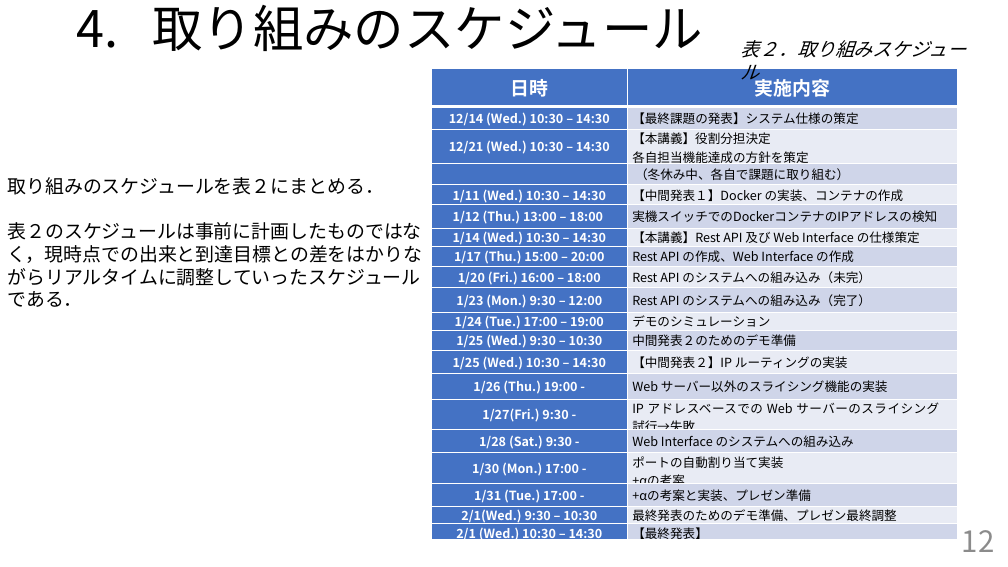
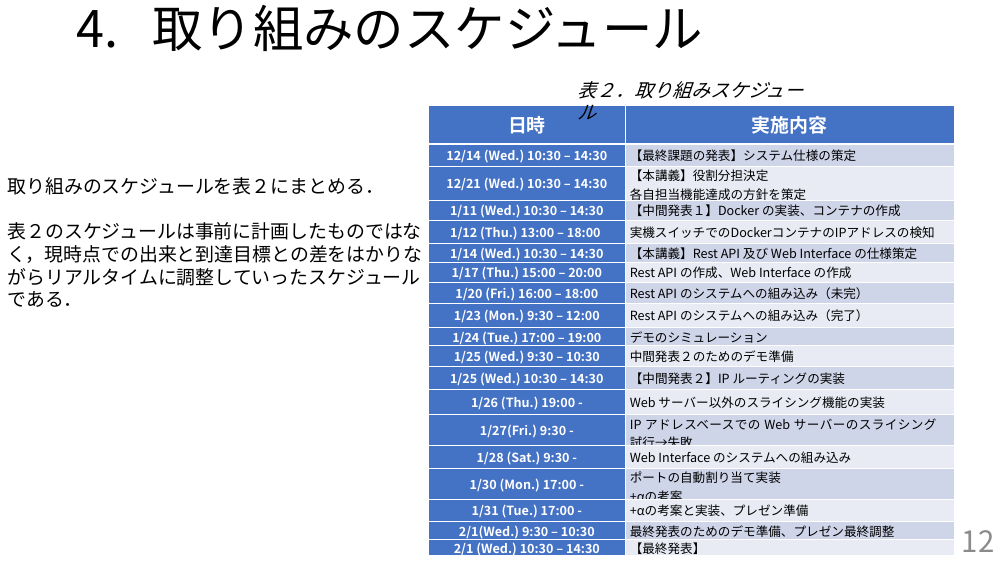
Before and after one commit to handai-trema/IaaS-team-1, a slide deck: slide 12 of FinalReport_team1.pptx. Drawn at 1008x567 pixels with LibreOffice and Linux fonts; fonts in the diff are those of the drawing. Boxes give left, top, right and bottom in pixels: in the first picture for what was removed or moved away, otherwise in the second. Text is boxed around its words. In the diff, an @@ line names an element or a change of style, - is before the commit and + after.

Commit message:
Edit the final slide.

```diff
--- a/FinalReport_team1.pptx
+++ b/FinalReport_team1.pptx
@@ text "表２．取り組みスケジュール" rewrapped from [741,40,966,58] to [578,81,803,120] @@
@@ table at [429,105,955,561] @@
-row 4:  | （冬休み中、各自で課題に取り組む）
@@ table: place and size @@
-table at [432,68,958,546]
+table at [429,105,955,561]
```
Also in this commit, not shown: 2 other slides changed.
